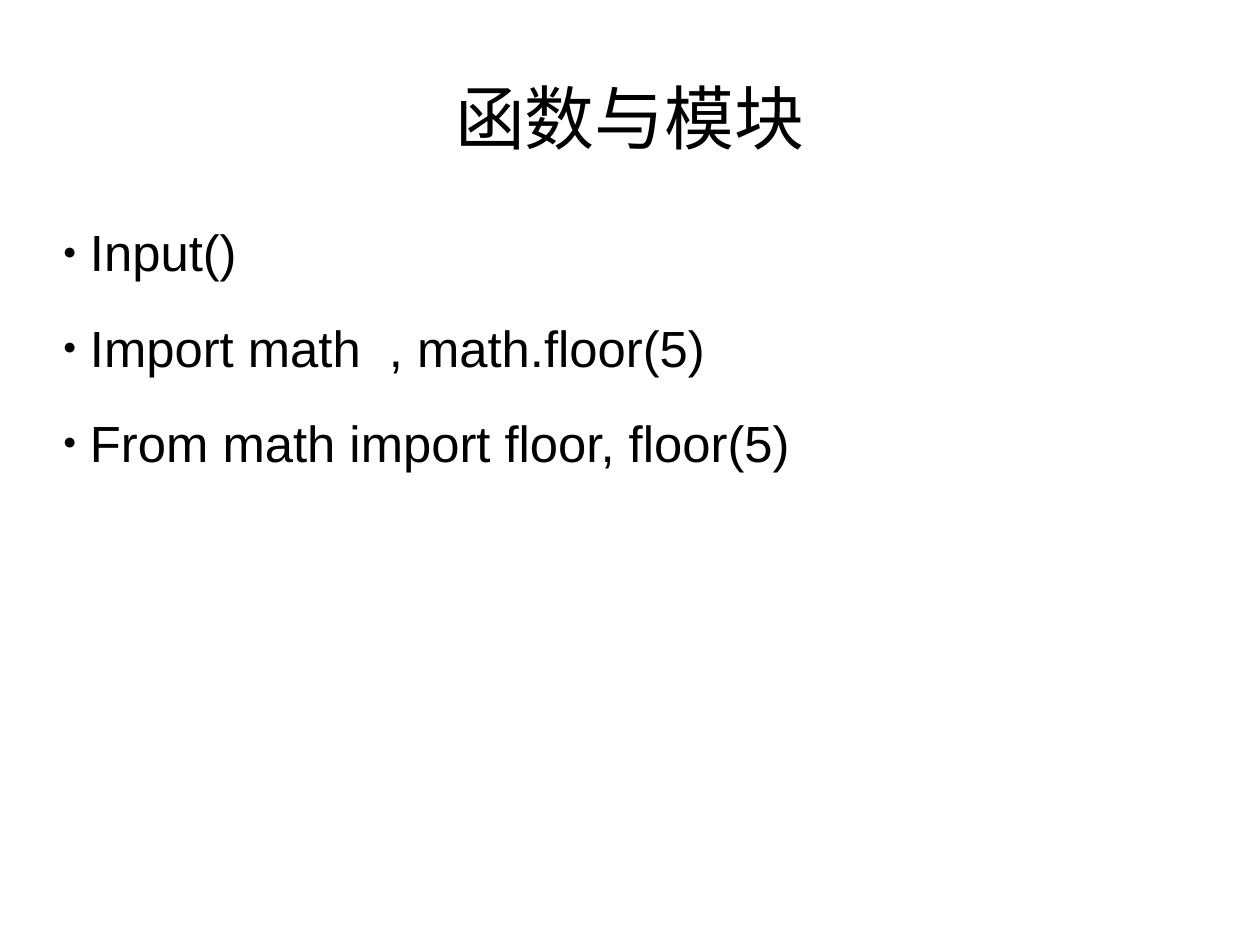
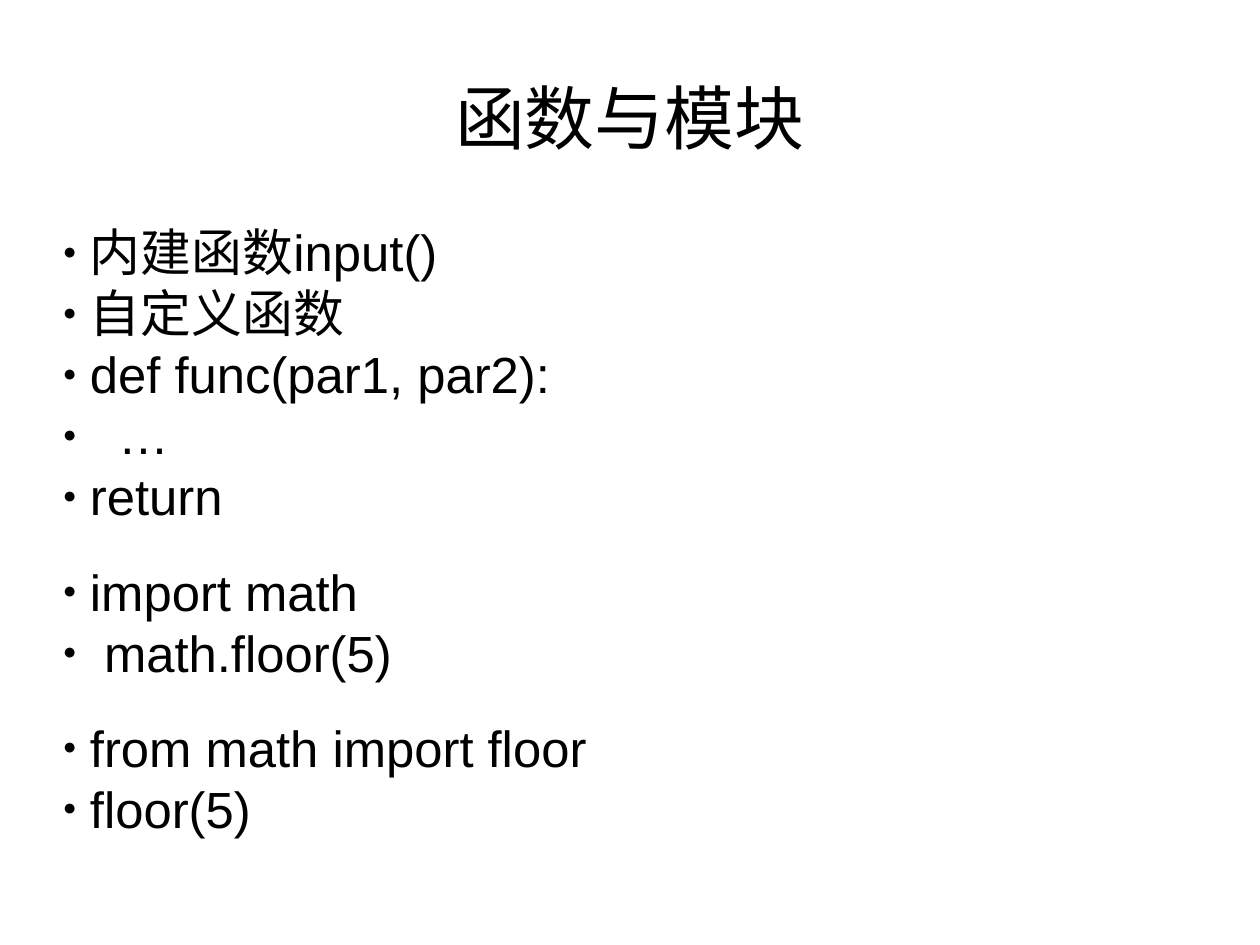
Before and after one commit to haolongzhangm/shell_my, a slide deck: slide 7 of unexeshell/tmp_use/python_l/0/p0.pptx. Drawn at 1260x945 pixels with LibreOffice and Linux fonts; fonts in the diff are those of the drawing. Boxes give left, top, right and bottom in pixels: in the first picture for what was removed or moved away, otherwise in the second. Text is boxed around its words. In the diff, an @@ line names an element or a change of style, - is before the commit and + after.

Commit message:
p0 update

```diff
--- a/unexeshell/tmp_use/python_l/0/p0.pptx
+++ b/unexeshell/tmp_use/python_l/0/p0.pptx
@@ text at [90,228,587,777]: text changed @@
-● Input()
-● Import math , math.floor(5)
-● From math import floor, floor(5)
+● 内建函数input()
+● 自定义函数
+● def func(par1, par2):
+● …
+● return
+● import math
+● math.floor(5)
+● from math import floor
+● floor(5)
```
Also in this commit, not shown: 6 other slides changed, 6 slides added.
